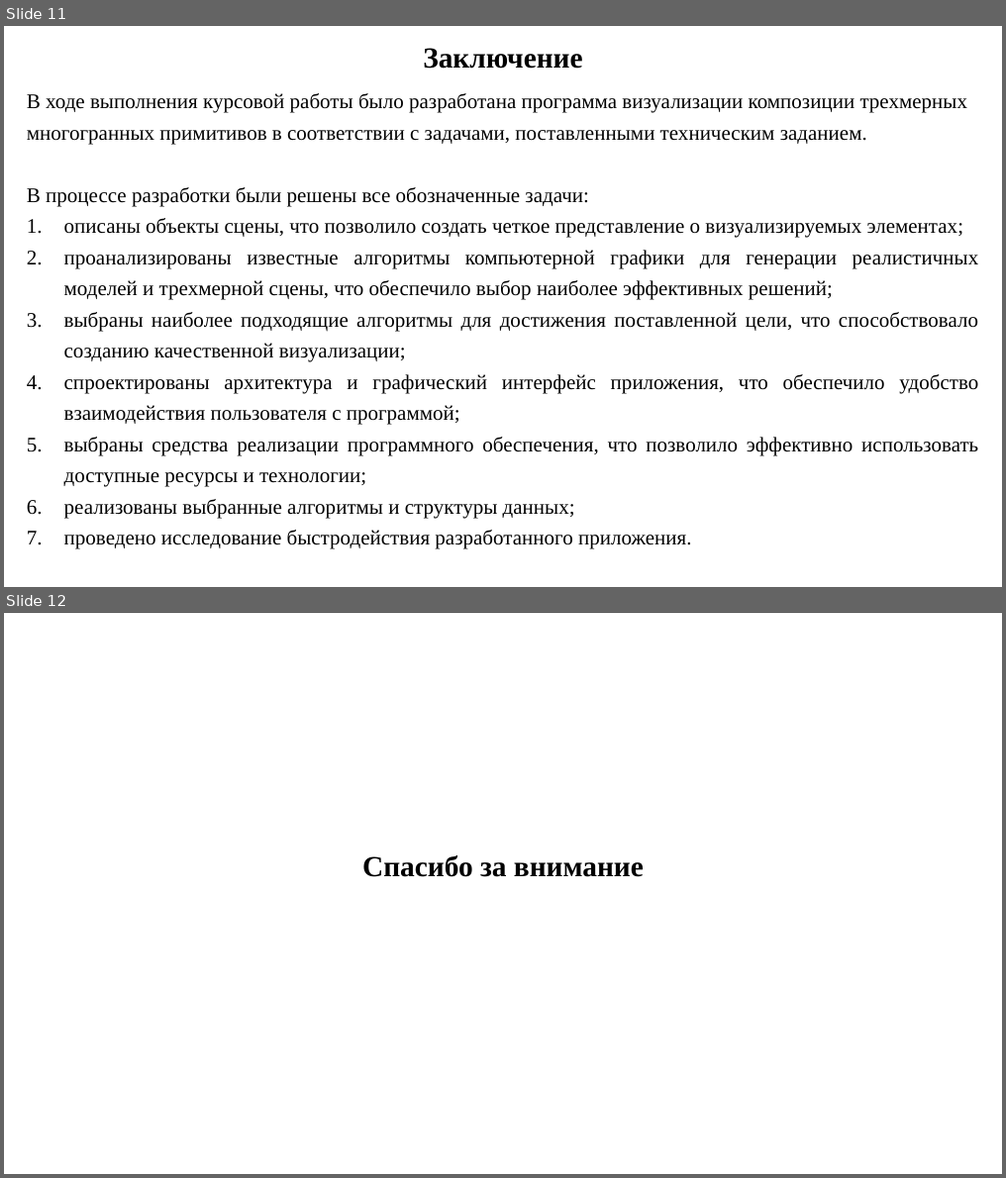
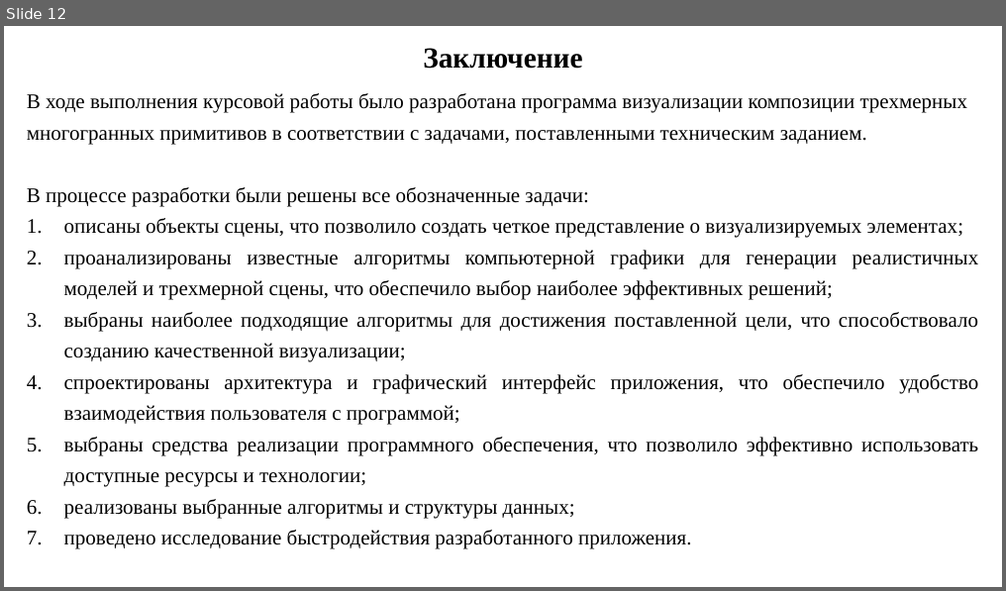
Before and after one commit to Kori-Tamashi/bmstu, a slide deck: course_works/computer_graphics/presentation/presentation.pptx. Shown one above the other, each under a label of ours: slides 11 and 12 before the commit, slide 12 after it. The pictures are 1006x1178 and 1006x591 pixels, drawn with LibreOffice and Linux fonts; fonts in the diff are those of the drawing. Boxes give left, top, right and bottom in pixels: in the first picture for what was removed or moved away, otherwise in the second. Text is boxed around its words. In the diff, an @@ line names an element or a change of style, - is before the commit and + after.

```diff
--- a/course_works/computer_graphics/presentation/presentation.pptx
+++ b/course_works/computer_graphics/presentation/presentation.pptx
@@ slide 12 removed at [4, 613, 1002, 1174], background #FFFFFF @@
@@ text removed at [362, 856, 644, 877] @@
-Спасибо за внимание
@@ what was slide 11 is now slide 12 @@
```
Also in this commit, not shown: 1 slide changed, 1 slide added, 11 other files.
